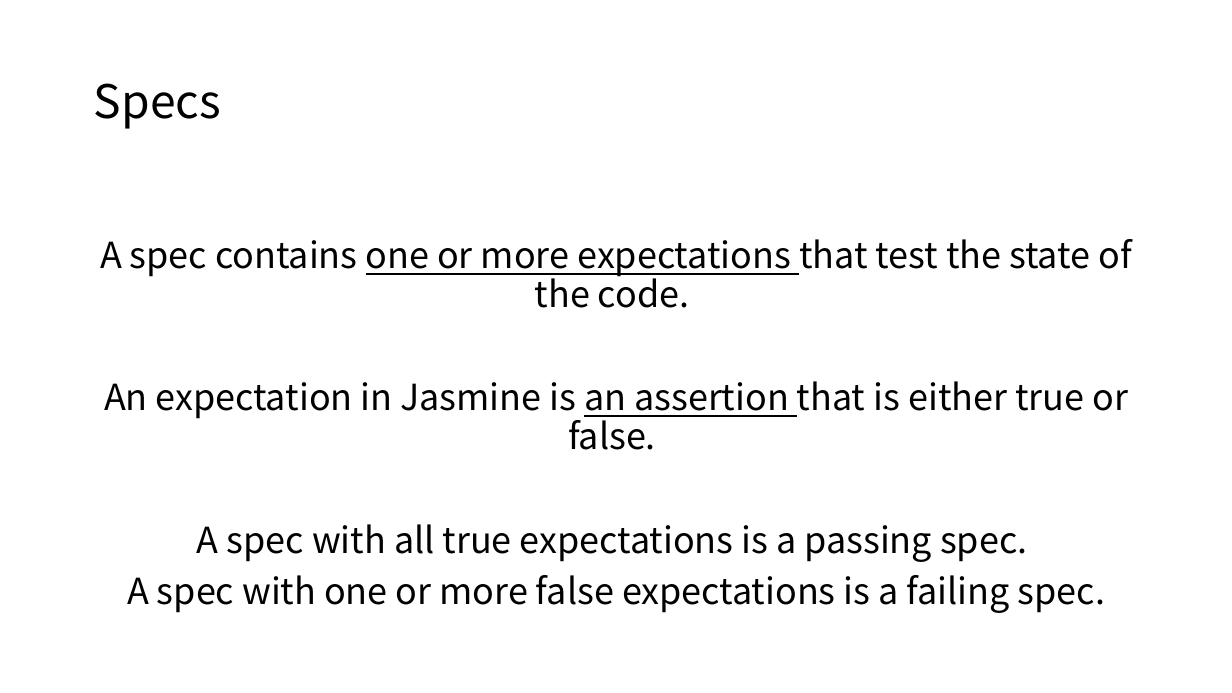
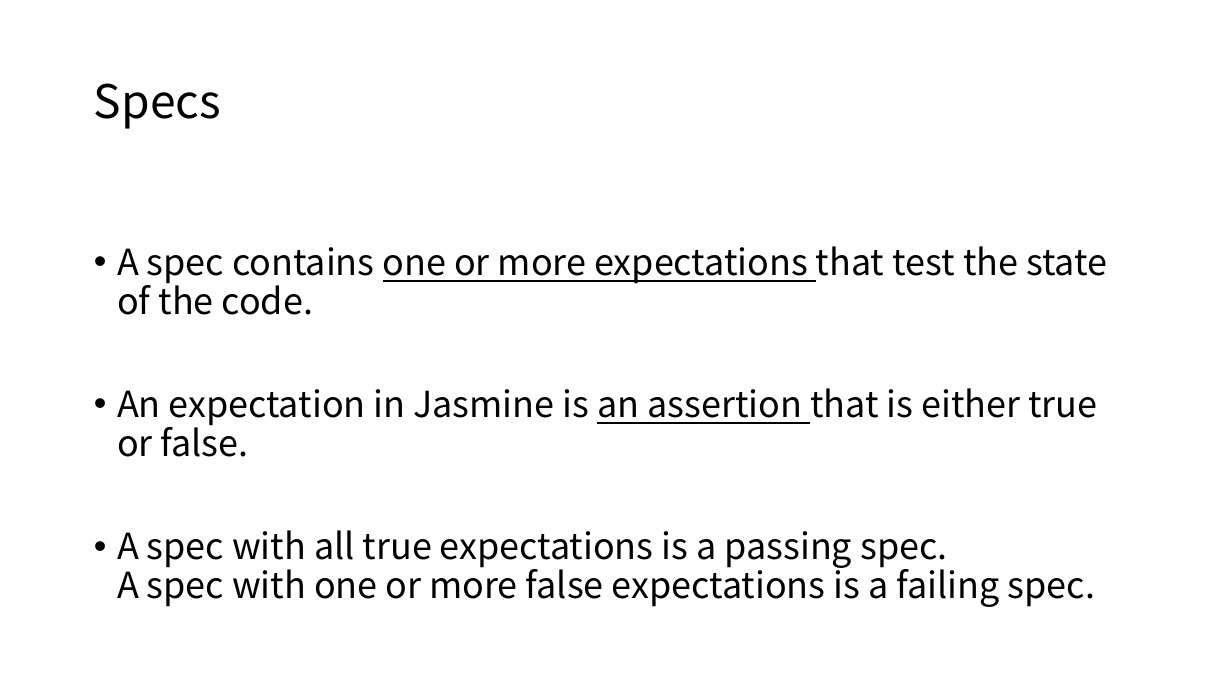
Before and after one commit to WANZARGEN/vue-study, a slide deck: slide 19 of Vue Unit Test.pptx (slide 9 before the commit). Drawn at 1232x693 pixels with LibreOffice and Linux fonts; fonts in the diff are those of the drawing. Boxes give left, top, right and bottom in pixels: in the first picture for what was removed or moved away, otherwise in the second. Text is boxed around its words. In the diff, an @@ line names an element or a change of style, - is before the commit and + after.

```diff
--- a/Vue Unit Test.pptx
+++ b/Vue Unit Test.pptx
@@ text at box(117, 246, 1107, 457): alignment centre to left; bullet none to • @@
@@ text at box(117, 530, 1095, 607): text changed @@
-A spec with all true expectations is a passing spec.
-A spec with one or more false expectations is a failing spec.
+• A spec with all true expectations is a passing spec.
+  A spec with one or more false expectations is a failing spec.
```
Also in this commit, not shown: 6 other slides changed, 10 slides added.
